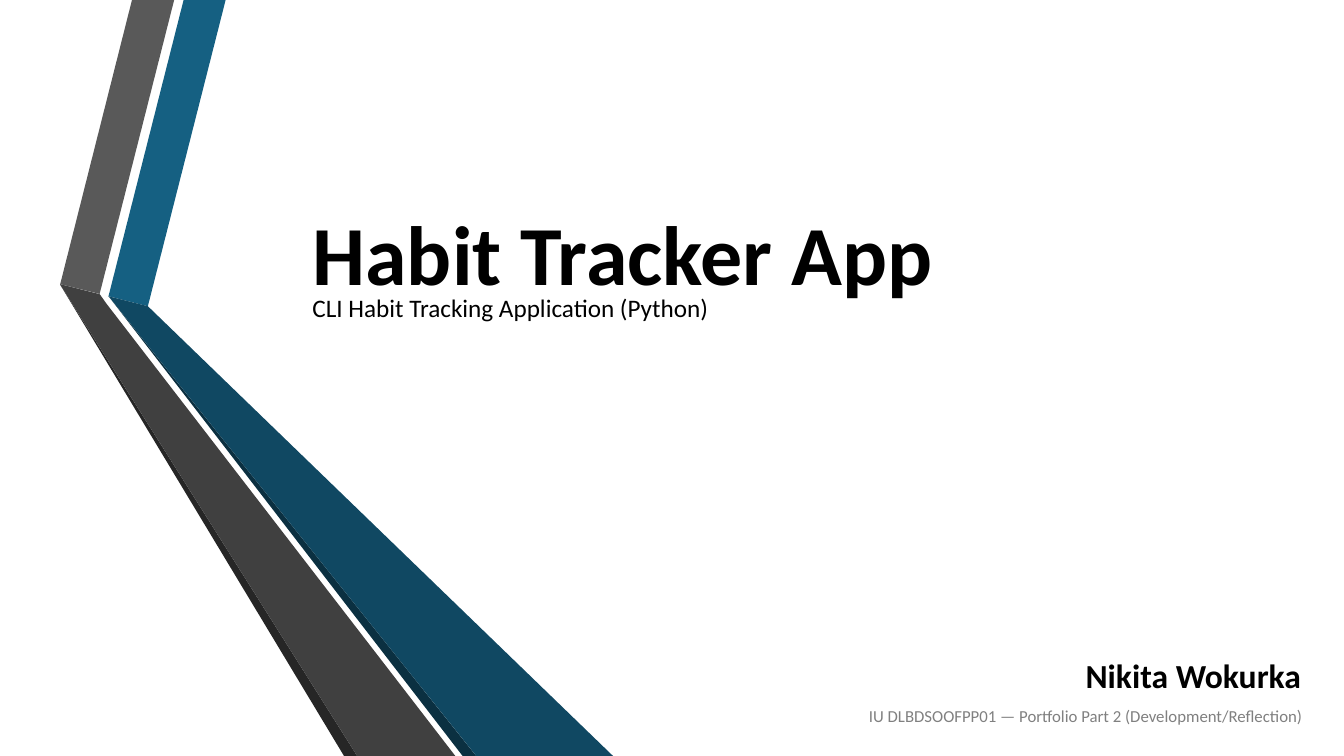
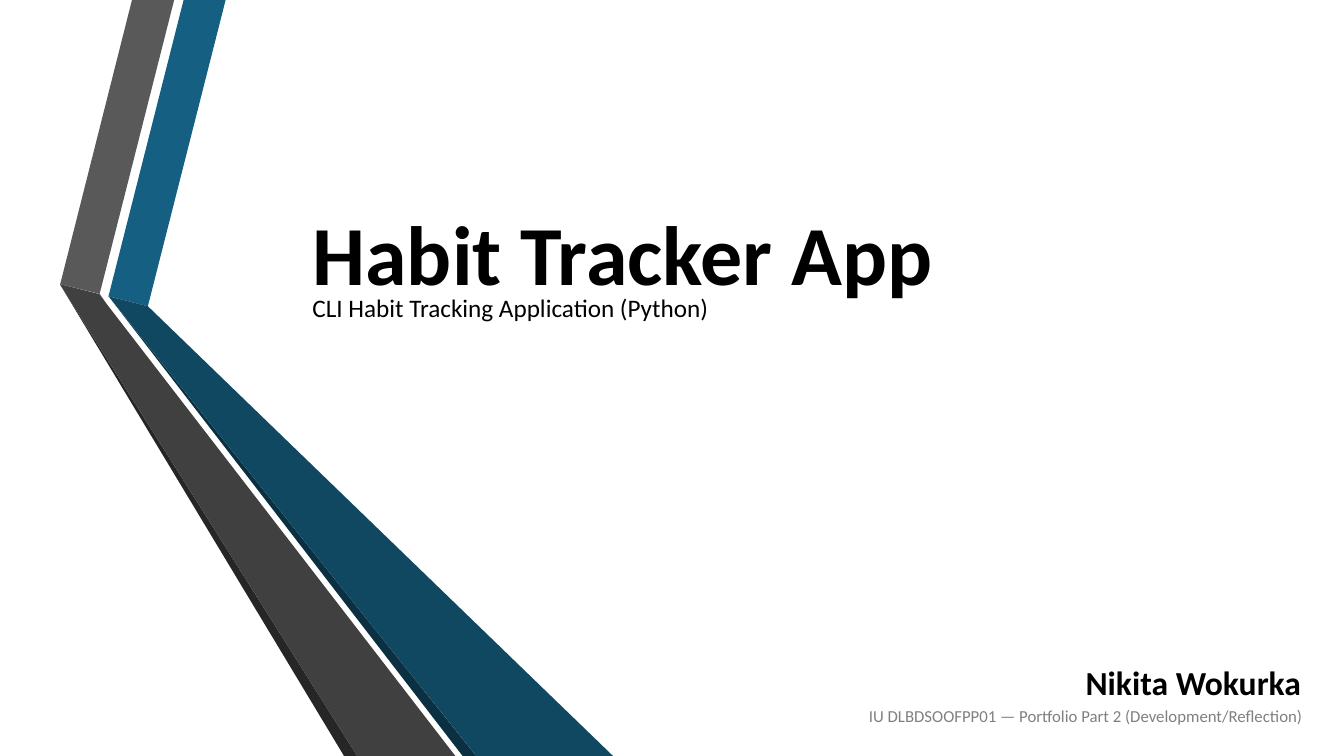
Before and after one commit to n1wo/habit-tracker, a slide deck: slide 1 of docs/Development_Phase_2.pptx. Drawn at 1344x756 pixels with LibreOffice and Linux fonts; fonts in the diff are those of the drawing; background and template pictures are left out. Boxes give left, top, right and bottom in pixels: in the first picture for what was removed or moved away, otherwise in the second. Text is boxed around its words. In the diff, an @@ line names an element or a change of style, - is before the commit and + after.

```diff
--- a/docs/Development_Phase_2.pptx
+++ b/docs/Development_Phase_2.pptx
@@ subtitle "Nikita Wokurka": place and size @@
-subtitle "Nikita Wokurka" at (1086,664,1301,689)
+subtitle "Nikita Wokurka" at (1086,671,1301,696)
```
Also in this commit, not shown: 7 other slides changed, 3 other files.
